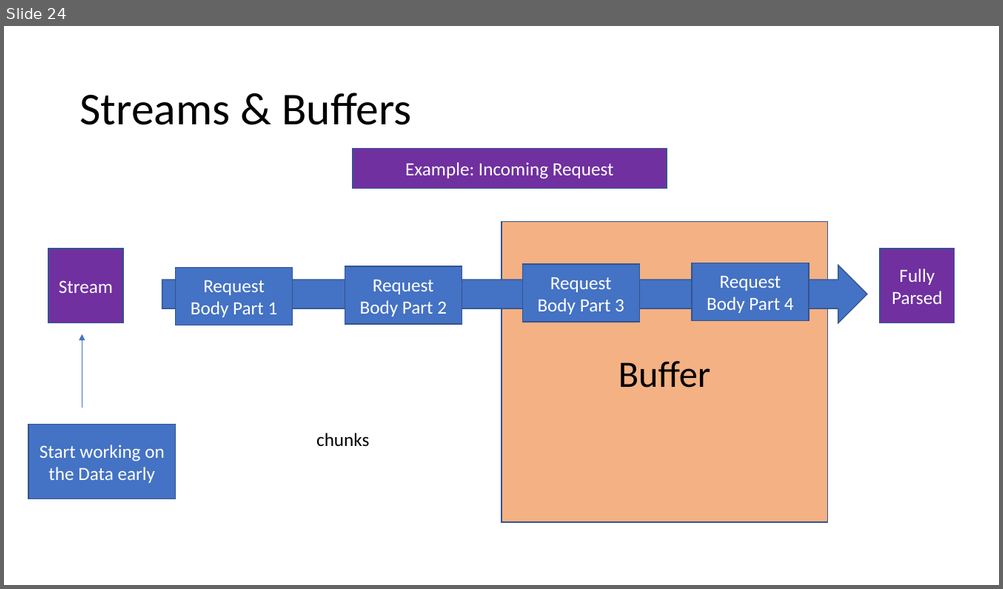
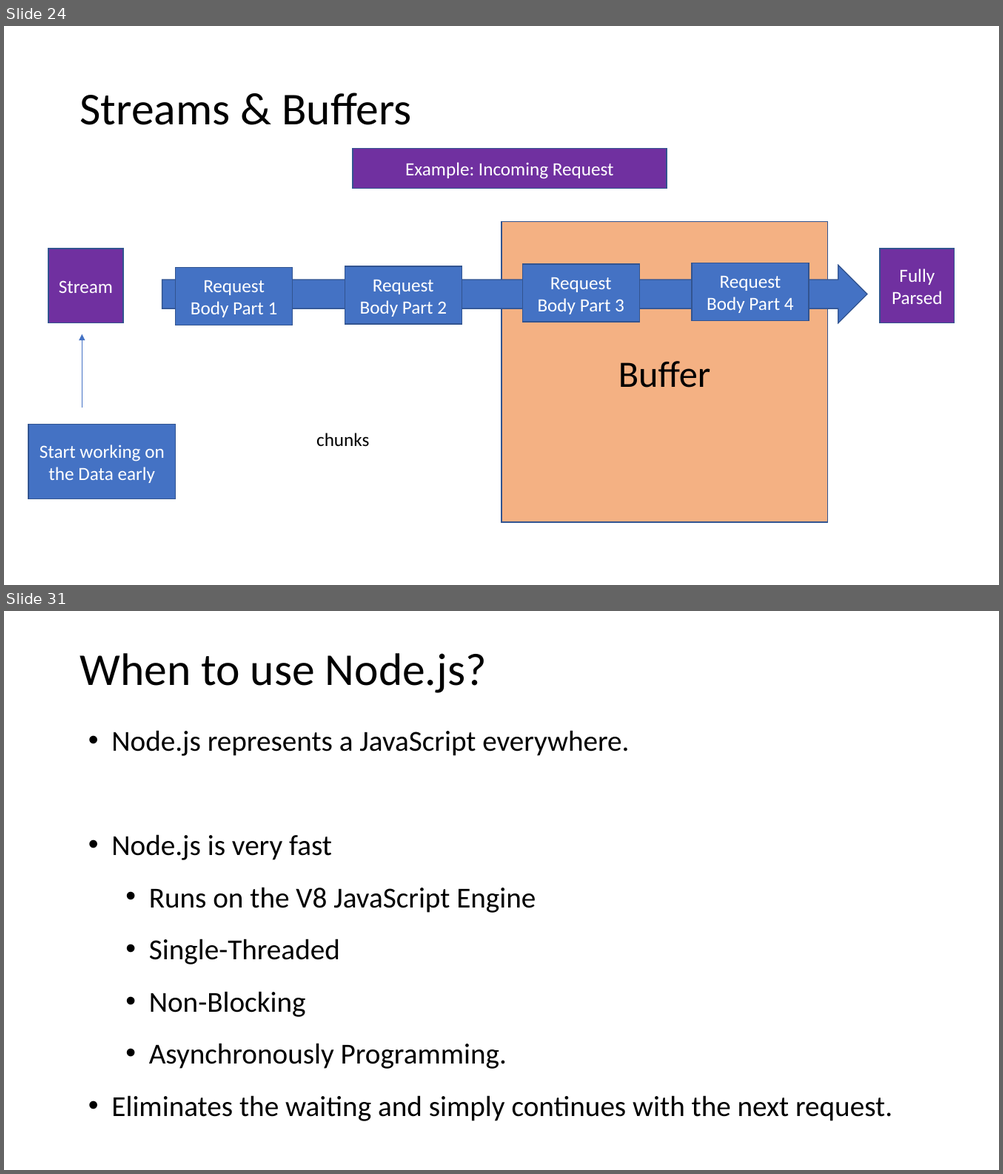
Before and after one commit to PiyushChaturvedii/Batch04, a slide deck: What is Node.pptx. Shown one above the other, each under a label of ours: slide 24 before the commit, slides 24 and 31 after it; the slides between them are not shown. The pictures are 1003x589 and 1003x1174 pixels, drawn with LibreOffice and Linux fonts; fonts in the diff are those of the drawing. Boxes give left, top, right and bottom in pixels: in the first picture for what was removed or moved away, otherwise in the second. Text is boxed around its words. In the diff, an @@ line names an element or a change of style, - is before the commit and + after.

```diff
--- a/What is Node.pptx
+++ b/What is Node.pptx
@@ slide 31 added at (4, 611, 999, 1170), background #FFFFFF @@
@@ title added at (79, 653, 486, 693), 44 pt, text #000000 @@
+When to use Node.js?
@@ text added at (111, 730, 892, 1122), 28 pt, text #000000 @@
+• Node.js represents a JavaScript everywhere.
+• Node.js is very fast
+  • Runs on the V8 JavaScript Engine
+  • Single-Threaded
+  • Non-Blocking
+  • Asynchronously Programming.
+• Eliminates the waiting and simply continues with the next request.
```
Also in this commit, not shown: 16 other slides added, 15 other files.
